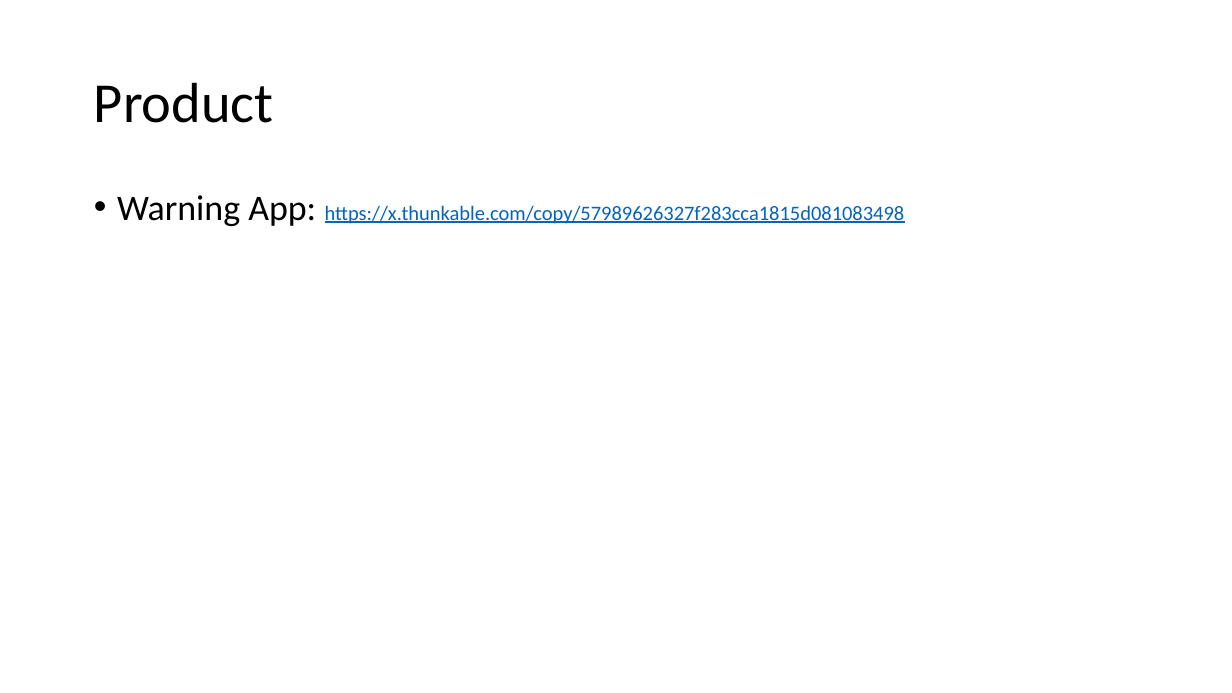
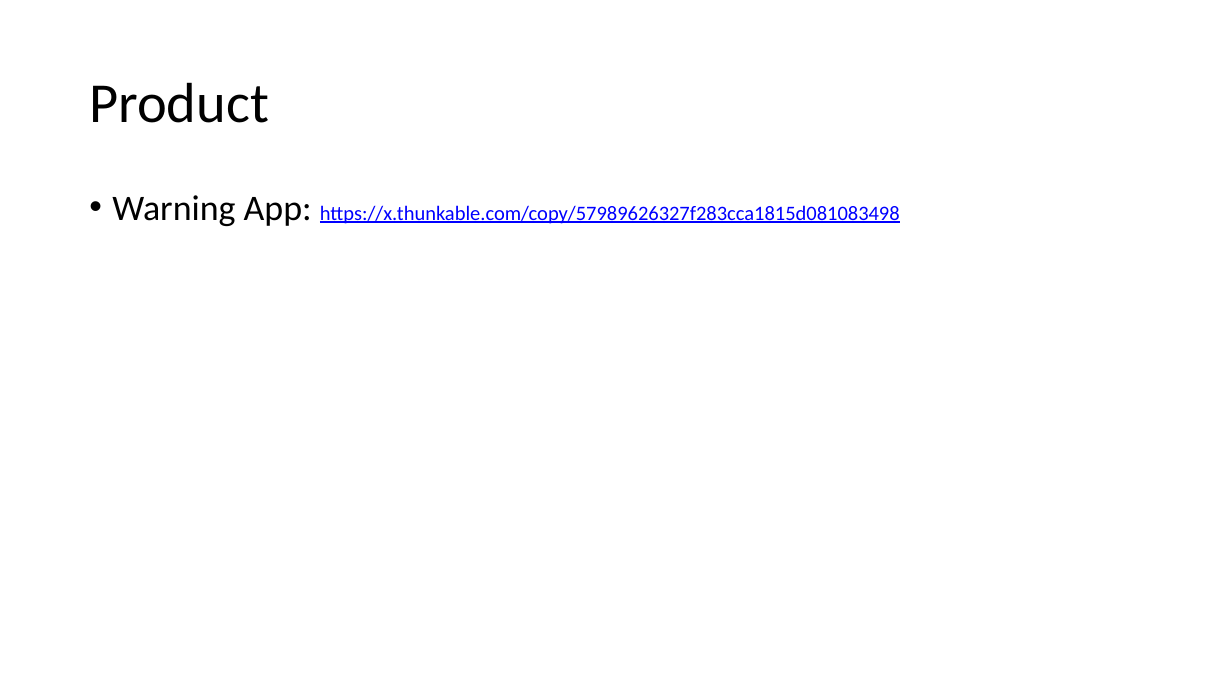
Before and after one commit to julia105/NLP-Project, a slide deck: slide 17 of Presentation Fire.pptx (slide 9 before the commit). Drawn at 1232x693 pixels with LibreOffice and Linux fonts; fonts in the diff are those of the drawing. Boxes give left, top, right and bottom in pixels: in the first picture for what was removed or moved away, otherwise in the second. Text is boxed around its words. In the diff, an @@ line names an element or a change of style, - is before the commit and + after.

```diff
--- a/Presentation Fire.pptx
+++ b/Presentation Fire.pptx
@@ title "Product": place and size @@
-title "Product" at box(94, 82, 274, 123)
+title "Product" at box(89, 82, 269, 123)
@@ text "Warning App: https://x.thunkable.com/copy/57989626327f283cca ..." at box(112, 195, 900, 226): text colour #0563C1 to #0000FF in "https://x.thunkable.com/copy/57989626327f283cca1815d08108349 ..." @@
```
Also in this commit, not shown: 6 other slides changed, 9 slides added, 1 slide removed.
